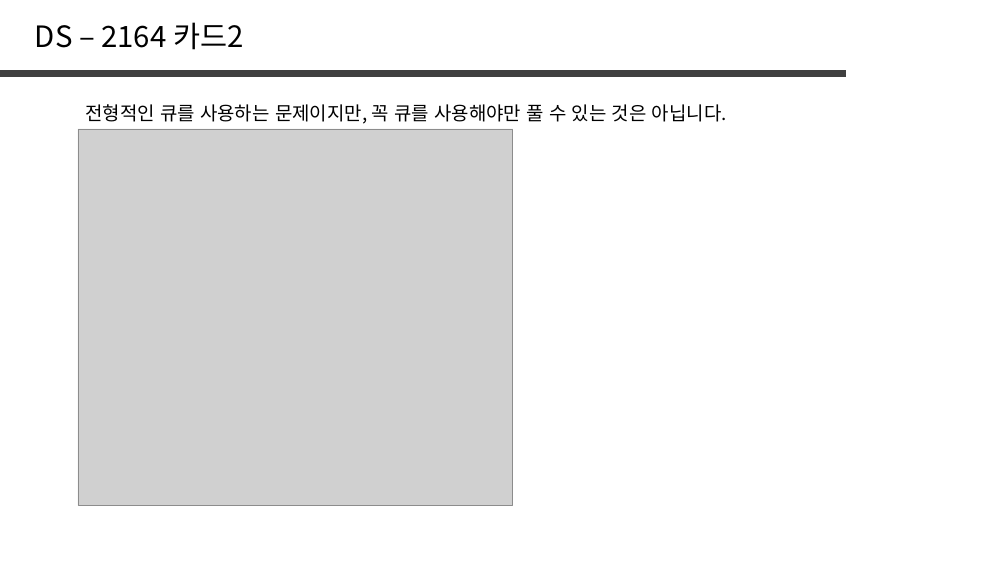
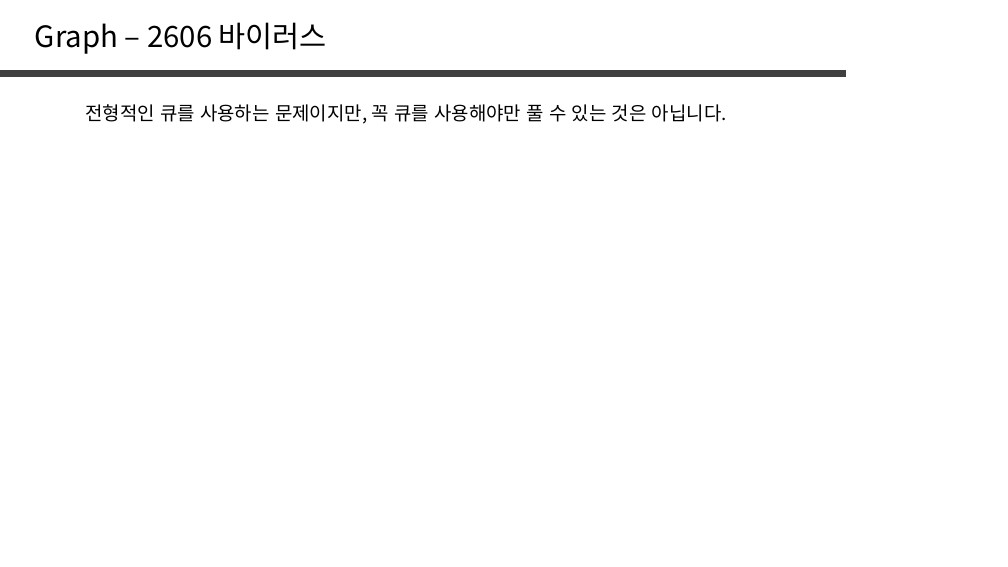
Before and after one commit to jaehoo1/PS-study, a slide deck: slide 22 of study/8_Tree, Graph.pptx (slide 34 before the commit). Drawn at 1008x567 pixels with LibreOffice and Linux fonts; fonts in the diff are those of the drawing; grey boxes stand for pictures. Boxes give left, top, right and bottom in pixels: in the first picture for what was removed or moved away, otherwise in the second. Text is boxed around its words. In the diff, an @@ line names an element or a change of style, - is before the commit and + after.

```diff
--- a/study/8_Tree, Graph.pptx
+++ b/study/8_Tree, Graph.pptx
@@ text removed at bbox=[35, 22, 243, 50] @@
-DS – 2164 카드2
@@ text added at bbox=[35, 22, 327, 54], 28 pt, text #000000 @@
+Graph – 2606 바이러스
@@ picture removed at bbox=[78, 129, 513, 506] @@
```
Also in this commit, not shown: 6 other slides changed, 14 slides added, 24 slides removed.
